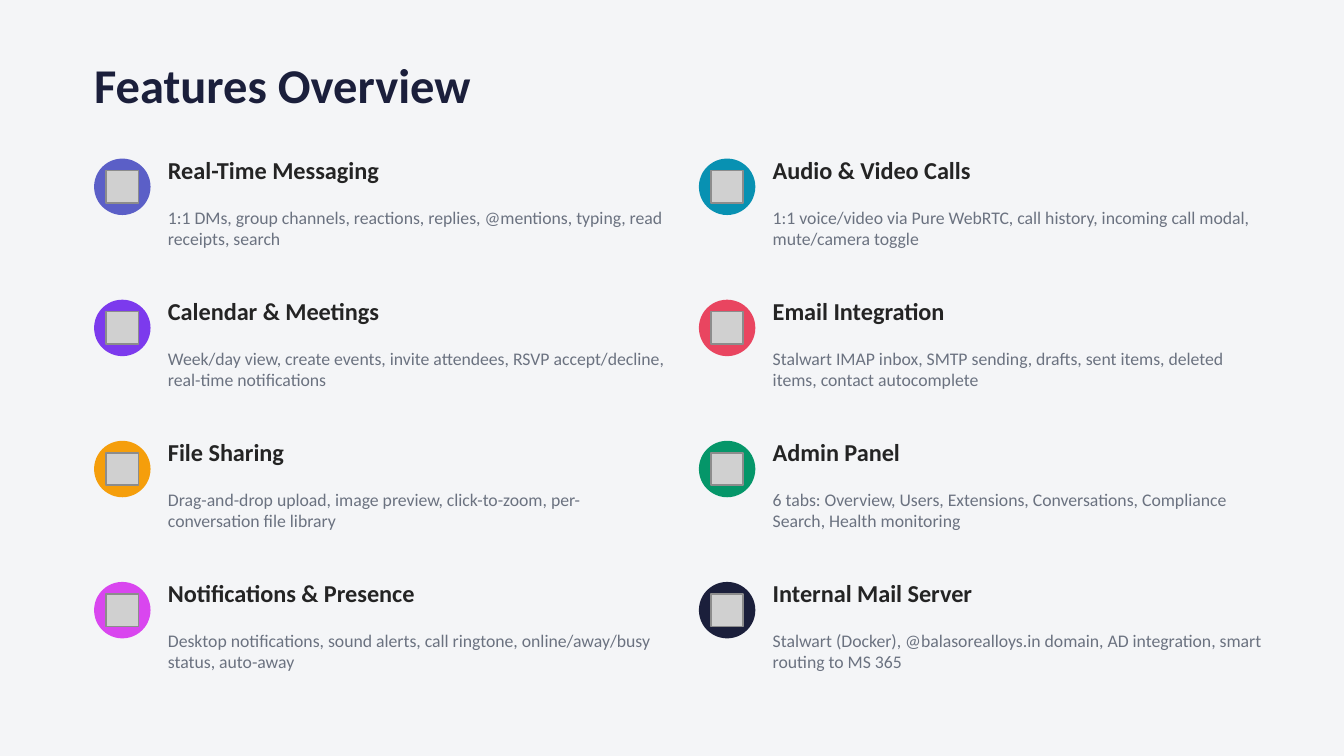
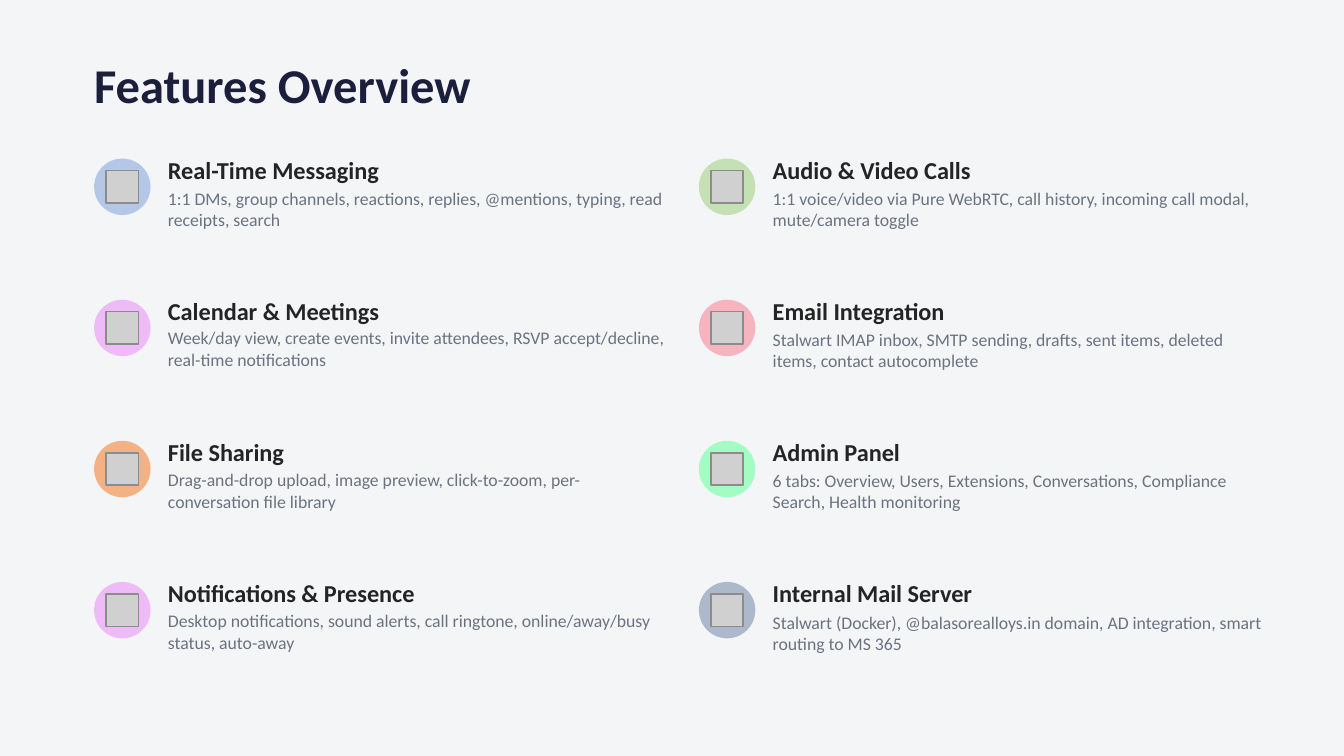
Before and after one commit to dipesh3088balasorealloys/Internal_Communication, a slide deck: slide 3 of docs/BAL_Connect_V1_Progress_Report_updated_ppt.pptx. Drawn at 1344x756 pixels with LibreOffice and Linux fonts; fonts in the diff are those of the drawing; grey boxes stand for pictures. Boxes give left, top, right and bottom in pixels: in the first picture for what was removed or moved away, otherwise in the second. Text is boxed around its words. In the diff, an @@ line names an element or a change of style, - is before the commit and + after.

Commit message:
All fixes: conversation load, presence reset, login page, email routing

```diff
--- a/docs/BAL_Connect_V1_Progress_Report_updated_ppt.pptx
+++ b/docs/BAL_Connect_V1_Progress_Report_updated_ppt.pptx
@@ ellipse at box(94, 159, 151, 215): fill #5B5FC7 to #B4C7E7 @@
@@ ellipse at box(699, 159, 755, 215): fill #0891B2 to #C5E0B4 @@
@@ ellipse at box(94, 300, 151, 356): fill #7C3AED to #EFBAF8 @@
@@ ellipse at box(699, 300, 755, 356): fill #E94560 to #F6B4BF @@
@@ ellipse at box(94, 441, 151, 497): fill #F59E0B to #F4B183 @@
@@ ellipse at box(699, 441, 755, 497): fill #059669 to #A2FCC4 @@
@@ ellipse at box(94, 582, 151, 638): fill #D946EF to #EFBAF8 @@
@@ 7 texts: place and size @@
-7 texts at box(168, 211, 1249, 671)
+7 texts at box(168, 192, 1249, 652)
@@ ellipse at box(699, 582, 755, 638): fill #1B1F3B to #ADB9CA @@
@@ text "Stalwart (Docker), @balasorealloys.in domain, AD ...": place and size @@
-text "Stalwart (Docker), @balasorealloys.in domain, AD ..." at box(773, 634, 1262, 671)
+text "Stalwart (Docker), @balasorealloys.in domain, AD ..." at box(773, 616, 1262, 653)
```
Also in this commit, not shown: 5 other slides changed, 2 slides added, 4 slides removed, 9 other files.
